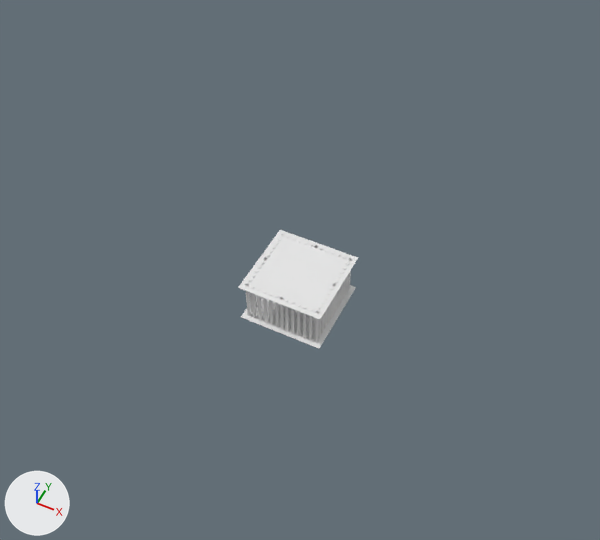
The Blender file Proyecto Arqui.blend, before and after one commit.
Before and after are seen from a 50 mm lens placed at (128.0, -255.0, 342.0), pointed at (5.0, -9.0, 34.0). Lighting does not change. The marker at lower left points along +X, +Y and +Z.
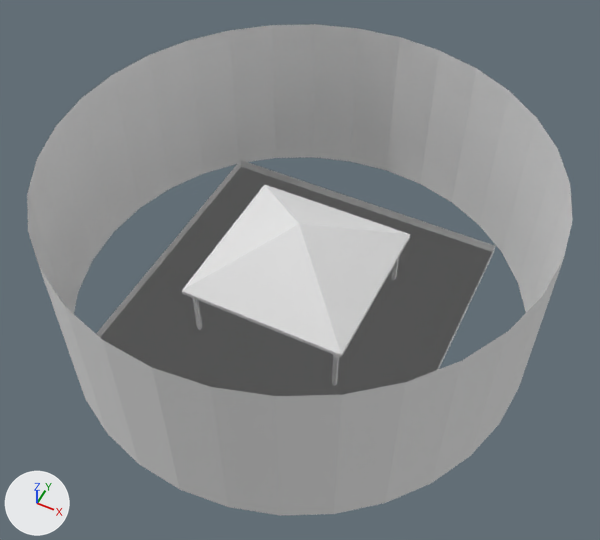
What differs and where, as boxes (x1, y1, x2, y2) in the pictures (600 x 540 px):
```json
{"object": "Cylinder", "change": "added", "after": [27, 24, 573, 515]}
{"object": "Plane", "change": "added", "after": [96, 160, 495, 396], "faces in mat_material_009 (its picture is missing)": [100, 167, 492, 396], "faces in mat_material_005 (its picture is missing)": [96, 160, 495, 370]}
{"object": "Plane.001", "change": "added", "after": [181, 184, 411, 386]}
{"object": "Plane.004", "change": "deleted", "before": [238, 230, 358, 319]}
{"object": "Cylinder.002", "change": "deleted", "before": [245, 233, 352, 343]}
{"object": "Plane.003", "change": "deleted", "before": [241, 285, 356, 348]}
```

Edits to the scene script, one JSON object a line:
```json
{"op": "add", "block": "mat_material_005", "code": ["mat_material_005 = diffuse_material('Material.005')", "mat_material_005.base_color = (0.8, 0.8, 0.8)  # white #e7e7e7"]}
{"op": "add", "block": "me_plane_001", "code": ["me_plane_001 = bpy.data.meshes.new('Plane.001')", "me_plane_001.from_pydata(...)  # 23 vertices, 16 faces; spans x -1.0..1.0, y -1.0..1.0, z 0.0..0.07", "# faces by material slot: [12, 4]", "me_plane_001.materials.append(mat_material_009)  # its picture is missing", "me_plane_001.materials.append(mat_material_005)  # its picture is missing"]}
{"op": "add", "block": "me_plane_003", "code": ["me_plane_003 = bpy.data.meshes.new('Plane.003')", "me_plane_003.from_pydata(...)  # 66 vertices, 56 faces; spans x -1.0..1.0, y -1.0..1.0, z -0.77..0.62", "me_plane_003.materials.append(mat_material_008)  # its picture is missing"]}
{"op": "add", "block": "me_cylinder_003", "code": ["me_cylinder_003 = bpy.data.meshes.new('Cylinder.003')", "me_cylinder_003.from_pydata(...)  # 64 vertices, 32 faces; spans x -1.0..1.0, y -1.0..1.0, z -0.03..0.76", "me_cylinder_003.materials.append(mat_material_010)  # its picture is missing"]}
{"op": "remove", "block": "ob_plane_004", "code": ["ob_plane_004 = bpy.data.objects.new('Plane.004', me_plane_002)", "ob_plane_004.location = (0.1, -0.2, 21.2)", "ob_plane_004.scale = (23.1, 23.1, 23.1)"]}
{"op": "remove", "block": "ob_cylinder_002", "code": ["ob_cylinder_002 = bpy.data.objects.new('Cylinder.002', me_cylinder_002)", "ob_cylinder_002.location = (0.0, 0.0, 3.8)", "ob_cylinder_002.scale = (0.847, 0.847, 12.7)"]}
{"op": "remove", "block": "ob_plane_003", "code": ["ob_plane_003 = bpy.data.objects.new('Plane.003', me_plane)", "ob_plane_003.location = (0.1, -0.2, -2.6)", "ob_plane_003.scale = (23.1, 23.1, 23.1)"]}
{"op": "add", "block": "ob_plane", "code": ["ob_plane = bpy.data.objects.new('Plane', me_plane_001)", "ob_plane.location = (0.0, 0.7, -3.8)", "ob_plane.scale = (82.1, 82.1, 82.1)"]}
{"op": "add", "block": "ob_plane_001", "code": ["ob_plane_001 = bpy.data.objects.new('Plane.001', me_plane_003)", "ob_plane_001.location = (-0.1, 0.4, 28.7)", "ob_plane_001.scale = (43.4, 43.4, 43.4)"]}
{"op": "add", "block": "ob_cylinder", "code": ["ob_cylinder = bpy.data.objects.new('Cylinder', me_cylinder_003)", "ob_cylinder.location = (0.2, 0.2, -1.6)", "ob_cylinder.scale = (121.0, 121.0, 121.0)"]}
```
